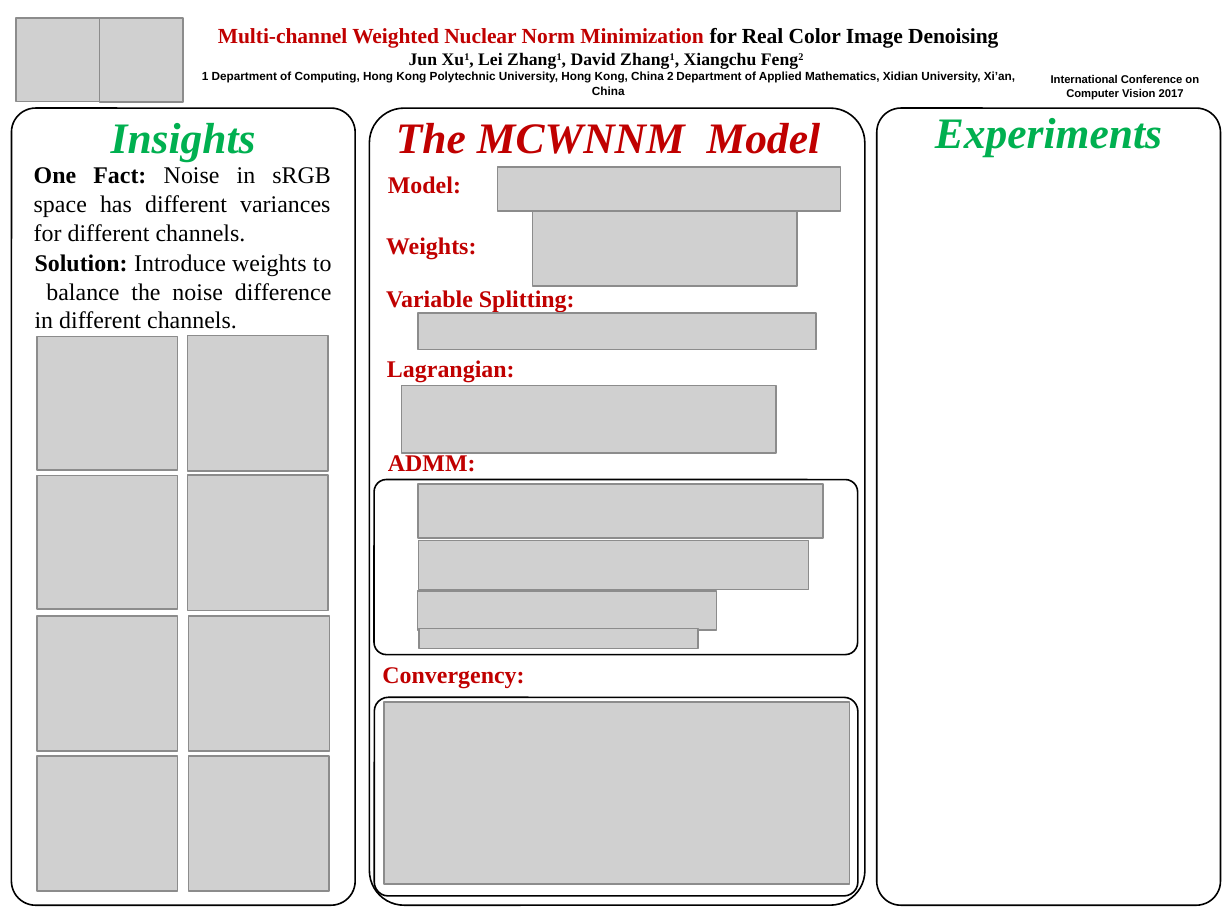
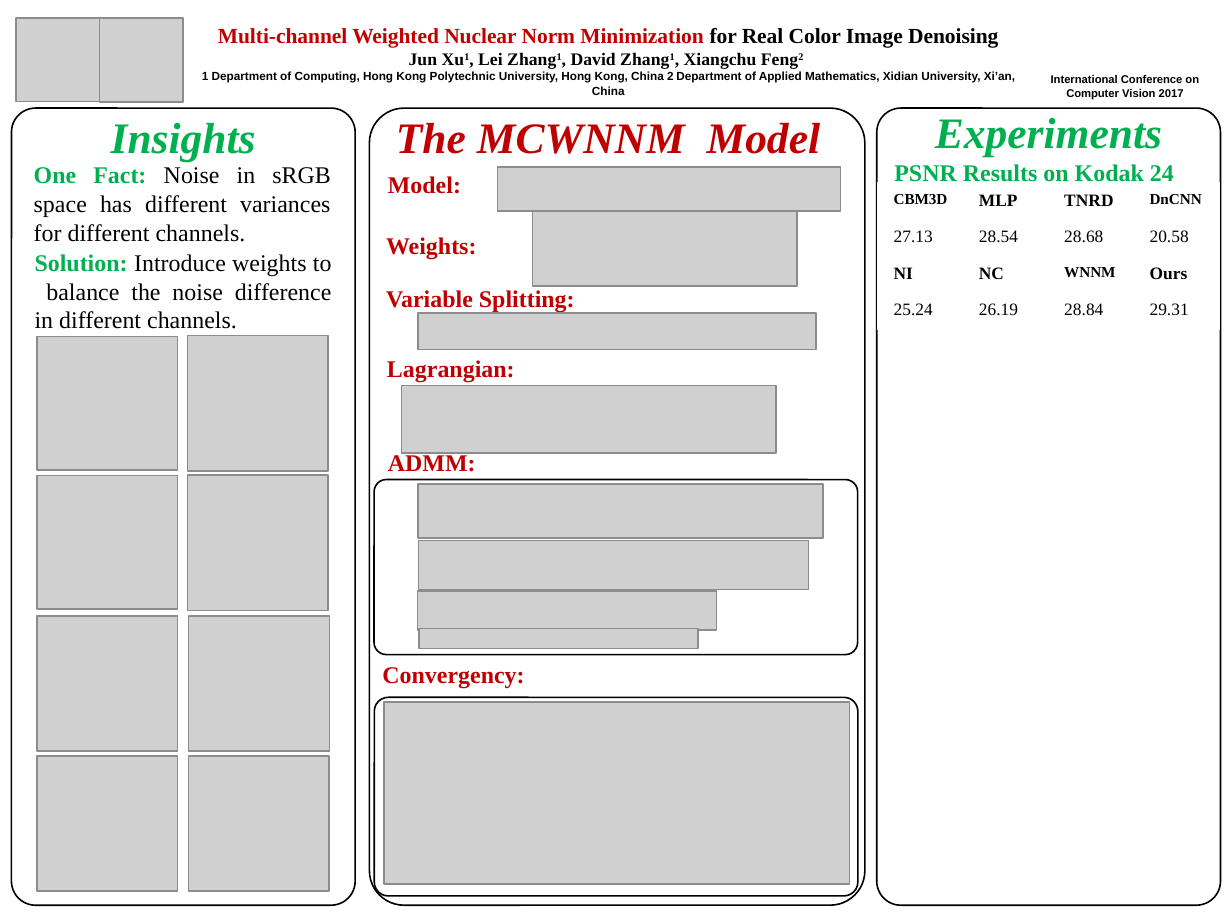
Before and after one commit to csjunxu/ICCV2017_PAPER1, a slide deck: slide 1 of iccv17_poster_template.pptx. Drawn at 1232x924 pixels with LibreOffice and Linux fonts; fonts in the diff are those of the drawing; grey boxes stand for pictures; background and template pictures are left out. Boxes give left, top, right and bottom in pixels: in the first picture for what was removed or moved away, otherwise in the second. Text is boxed around its words. In the diff, an @@ line names an element or a change of style, - is before the commit and + after.

```diff
--- a/iccv17_poster_template.pptx
+++ b/iccv17_poster_template.pptx
@@ text "One Fact: Noise in sRGB ..." at [34,167,330,242]: text colour #000000 to #00B050 in "One Fact:" @@
@@ text added at [894,164,1174,182], 11 pt, text #00B050, bold @@
+PSNR Results on Kodak 24
@@ table added at [878,183,1223,329], 4 rows, 4 columns @@
+CBM3D | MLP | TNRD | DnCNN
+27.13 | 28.54 | 28.68 | 20.58
+NI | NC | WNNM | Ours
+25.24 | 26.19 | 28.84 | 29.31
@@ text "Solution: Introduce weights to balance ..." at [35,254,332,329]: text colour #000000 to #00B050 in "Solution:" @@
```
